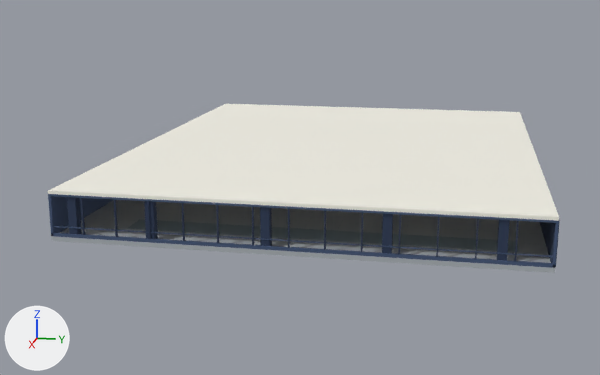
Renders of the glTF model assets/models/bb_office/architecture.glb from each side of a commit.
The view is the same before and after, from a camera (50 mm lens) standing at (90.5, 13.7, 21.3) and looking at (1.5, -4.1, -1.0). The lights are fixed; the arrows at lower left show +X, +Y and +Z. The first picture is the older version. Vertices at exactly the same position are counted once.

In view in the first picture: 'architecture'.
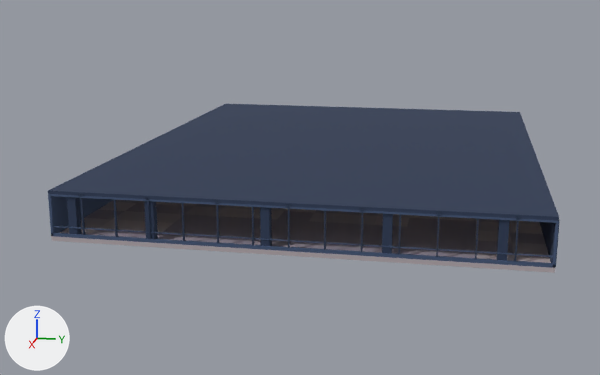
What differs and where, as boxes (x1, y1, x2, y2) in the pictures (600 x 375 px):
part 1 of me_architecture, reshaped
    before: (127, 219, 519, 252)
    after: (60, 194, 551, 263)
part 2 of me_architecture, recoloured (white to dark blue)
    both: (48, 104, 559, 221)

Edits to the bpy script that builds the scene:
```text
Add mat_carpet_light:
    mat_carpet_light = principled_material('carpet_light')
    mat_carpet_light.base_color = (0.533, 0.451, 0.462)  # light grey #c1b3b5
    mat_carpet_light.roughness = 0.87
Change me_architecture:
    used by ob_architecture; location = (0.0, 0.0, 0.0)
    remove me_architecture.from_pydata(...)  # 2560 vertices, 4320 faces; spans x -27.0..27.0, y -21.0..21.1, z -0.4..4.1
    add me_architecture.from_pydata(...)  # 4432 vertices, 7128 faces; spans x -27.0..27.0, y -21.0..21.1, z -0.4..4.1
    me_architecture part 1: 16 vertices removed from x -23.5..23.5, y -15.5..18.5, z 0.0; 1648 vertices added at x -27.0..27.0, y -21.0..21.0, z 0.0..3.9
    me_architecture part 2: 12 faces spanning x -27.0..27.0, y -21.0..21.0, z 3.8..4.1 switch from mat_white (white #f5f3e8) to mat_navy (dark blue #283753)
    other edits to the shape of me_architecture do not show in these pictures
    add me_architecture.materials.append(mat_carpet_light)  # light grey #c1b3b5
```
